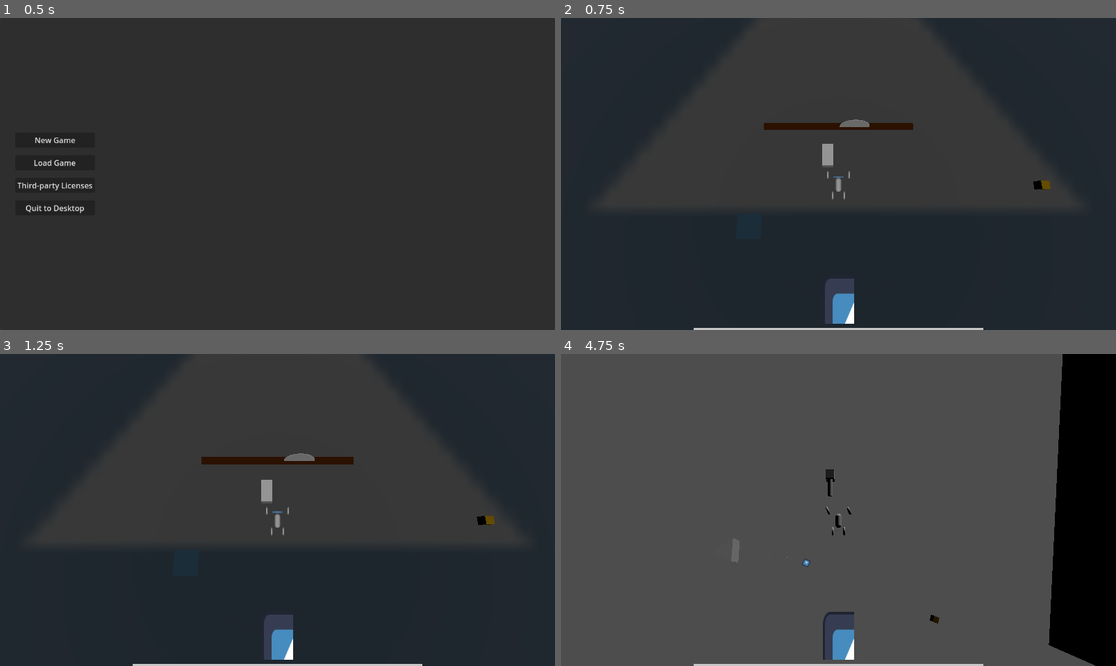
Above: before the commit, frames 1-4 (two rows, left to right).
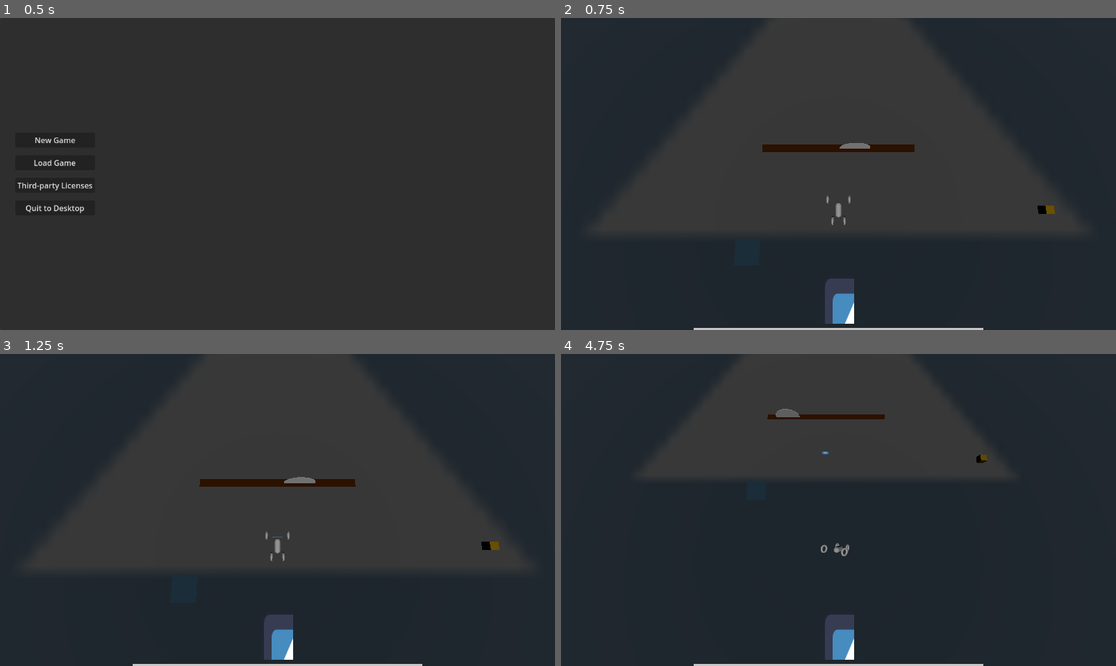
Above: after the commit, the same moments.

Repository: Flying-Hammer754/piratejam16
Game: Godot game, scene res://Scenes/UI.tscn
Same seed, same stepped clock (60 frames per second), same inputs: the game is played once before the commit and once after it. The engine's default icon, where the game draws it, is replaced by a stand-in: a white triangle on a blue panel in a dark square.
Inputs:
- Up to frame 1 (0.5 s): no input
- Up to frame 2 (0.75 s): click "New Game" at 0.5 s
- Up to frame 3 (1.25 s): no input
- Up to frame 4 (4.75 s): hold D (player_move_right) 1.28-2.03 s; hold G (player_pickup_item) 1.28-2.03 s; tap Space (player_jump) at 1.52, 2.27, 3.77, 4.52 s; tap E (player_swing_hammer) at 1.55, 2.1, 3.05, 4.35 s; hold S (player_move_backwards) 2.03-2.78 s; tap G (player_pickup_item) at 2.3, 3.6 s; hold D (player_move_right) 2.78-3.53 s; hold F (player_fall_over) 2.78-3.53 s; hold W (player_move_forward) 3.53-4.28 s; hold A (player_move_left) from 4.28 s (still down)

Frame 1 is identical in both runs. In frame 2, 5.0% of the frame differs, in the area x 7-93%, y 32-69%; in frame 3, 5.2%; in frame 4, 81%, in the area x 0-100%, y 0-100%.

Commit message:
added some camera smoothing updates

Diff:
--- a/Scenes/player_vehicle.tscn
+++ b/Scenes/player_vehicle.tscn
@@ -1,8 +1,6 @@
-[gd_scene load_steps=8 format=3 uid="uid://cs6wcsjpx2h8k"]
+[gd_scene load_steps=6 format=3 uid="uid://cs6wcsjpx2h8k"]
 
 [ext_resource type="Script" path="res://Scripts/player_vehicle.gd" id="1_qdl5d"]
-[ext_resource type="PackedScene" uid="uid://bbhny3vdcu3um" path="res://Scenes/weapon_hammer.tscn" id="2_683i7"]
-[ext_resource type="PackedScene" uid="uid://dq07dpklv0cen" path="res://Scenes/weapon_saw.tscn" id="3_jok7n"]
 
 [sub_resource type="BoxShape3D" id="BoxShape3D_qhphk"]
 size = Vector3(0.75, 0.75, 1.75)
@@ -22,6 +20,7 @@
 contact_monitor = true
 max_contacts_reported = 8
 script = ExtResource("1_qdl5d")
+ground_layer = 2
 
 [node name="CollisionShape3D" type="CollisionShape3D" parent="."]
 transform = Transform3D(1, 0, 0, 0, 1, 0, 0, 0, 1, 0, 0.4, 0)
@@ -32,10 +31,6 @@
 mesh = SubResource("CapsuleMesh_xouck")
 
 [node name="AudioListener3D" type="AudioListener3D" parent="."]
-
-[node name="Camera3D" type="Camera3D" parent="."]
-transform = Transform3D(1, 0, 0, 0, 0.173648, 0.984808, 0, -0.984808, 0.173648, 0, 25, 3)
-current = true
 
 [node name="BackLeftWheel" type="VehicleWheel3D" parent="."]
 transform = Transform3D(1, 0, 0, 0, 1, 0, 0, 0, 1, 0.7, 0.5, 1.25)
@@ -94,14 +89,5 @@
 transform = Transform3D(1, 0, 0, 0, 1, 0, 0, 0, 1, 0, 0.5, 0)
 shape = SubResource("BoxShape3D_6ktdv")
 
-[node name="Weapons" type="Node3D" parent="."]
-
-[node name="HammerObject" parent="Weapons" instance=ExtResource("2_683i7")]
-transform = Transform3D(1, 0, 0, 0, 1, 0, 0, 0, 1, -1, 4, -3)
-
-[node name="SawObject" parent="Weapons" instance=ExtResource("3_jok7n")]
-
 [connection signal="area_entered" from="item_pickup" to="." method="_on_area_entered"]
 [connection signal="area_exited" from="item_pickup" to="." method="_on_area_exited"]
-[connection signal="body_entered" from="Weapons/HammerObject" to="." method="_on_hammer_object_body_entered"]
-[connection signal="body_entered" from="Weapons/SawObject" to="." method="_on_saw_object_body_entered"]
--- a/Scenes/test_web_export.tscn
+++ b/Scenes/test_web_export.tscn
@@ -7,6 +7,7 @@
 [ext_resource type="PackedScene" uid="uid://b0gbs6o7uxe7p" path="res://Scenes/ramp.tscn" id="4_jb6yt"]
 [ext_resource type="PackedScene" uid="uid://ibibahmavray" path="res://Scenes/crushing_walls.tscn" id="5_243ot"]
 [ext_resource type="PackedScene" uid="uid://c74d21ind62hm" path="res://Scenes/collectible_item.tscn" id="7_2fu4u"]
+[ext_resource type="Script" path="res://Scripts/camera.gd" id="8_1mfl4"]
 
 [sub_resource type="BoxShape3D" id="BoxShape3D_j3hnp"]
 size = Vector3(100, 1, 100)
@@ -72,6 +73,9 @@
 [node name="CollectibleItem" parent="." instance=ExtResource("7_2fu4u")]
 transform = Transform3D(1, 0, 0, 0, 1, 0, 0, 0, 1, 25, 0, 0)
 
-[connection signal="player_add_item_to_inventory" from="." to="." method="_on_player_add_item_to_inventory"]
+[node name="Camera3D" type="Camera3D" parent="."]
+transform = Transform3D(0.993757, 0.109508, -0.0213388, 0.00537891, 0.144014, 0.989561, 0.111438, -0.983498, 0.142526, 0, 7.87411, 0)
+script = ExtResource("8_1mfl4")
+
 [connection signal="body_entered" from="VehicleBody3D" to="VehicleBody3D" method="_on_body_entered"]
 [connection signal="body_exited" from="VehicleBody3D" to="VehicleBody3D" method="_on_body_exited"]
--- a/Scripts/UI.gd
+++ b/Scripts/UI.gd
@@ -1,7 +1,6 @@
 extends Control
 
 const game_scene = preload("res://Scenes/test_web_export.tscn")
-const default_item = preload("res://Scenes/ui_item_element.tscn")
 var instantiated_game_scene: Node
 
 @export var autoload_game_world: bool = false
@@ -60,7 +59,7 @@
 	toggle_pause_menu(false)
 	toggle_main_menu(true)
 	toggle_inventory(false)
-	instantiated_game_scene.disconnect("ui_refresh_items", _on_ui_refresh_items)
+	instantiated_game_scene.disconnect("item_pickup", _on_item_pickup)
 	remove_child(instantiated_game_scene)
 	get_tree().paused = false
 
@@ -73,7 +72,7 @@
 	toggle_inventory(true)
 	get_tree().paused = false
 	instantiated_game_scene = game_scene.instantiate()
-	instantiated_game_scene.connect("ui_refresh_items", _on_ui_refresh_items)
+	instantiated_game_scene.connect("item_pickup", _on_item_pickup)
 	add_child(instantiated_game_scene)
 
 func _on_load_game_button_pressed() -> void:
@@ -117,13 +116,3 @@
 func _on_item_pickup(item: PackedScene) -> void:
 	var instance = item.instantiate()
 	inventory_list.add_child(instance)
-
-func _on_ui_refresh_items(items: Array[collectible_item]):
-	for c in inventory_list.get_children():
-		inventory_list.remove_child(c)
-	# TODO: check for ui item override, and set other options in instance
-	for i in items:
-		var instance = default_item.instantiate()
-		inventory_list.add_child(instance)
-		var tooltip: Label = instance.get_child(0).get_child(0)
-		tooltip.text = i.name + ":\n\n" + i.tooltip
--- /dev/null
+++ b/Scripts/camera.gd
@@ -0,0 +1,38 @@
+extends Camera3D
+
+@export var y_offset: float = 25.0  # Height above the player
+@export var x_rotation: float = -80.0  # Fixed rotation on the x-axis
+@onready var player = $"../VehicleBody3D"  # Reference to the player vehicle
+
+var is_player_grounded: bool = true
+var target_y_rotation: float = 0.0  # Target Y rotation for smooth interpolation
+const rotation_smoothness: float = 0.1  # Smoothing factor for camera rotation
+
+func _ready() -> void:
+	# Set the fixed rotation of the camera
+	var basis = Basis()
+	basis = basis.rotated(Vector3(1, 0, 0), deg_to_rad(x_rotation))
+	global_transform.basis = basis
+
+func _physics_process(delta: float) -> void:
+	if not player:
+		return
+
+	# Check if the player vehicle is fully landed
+	is_player_grounded = player.is_fully_landed()
+
+	# Get the player's position
+	var player_position = player.global_transform.origin
+
+	# Maintain the camera's position with an offset
+	var target_position = Vector3(player_position.x, player_position.y + y_offset, player_position.z)
+	global_transform.origin = target_position
+
+	# Update the target Y rotation if the player is grounded
+	if is_player_grounded:
+		target_y_rotation = player.global_transform.basis.get_euler().y
+
+	# Smoothly interpolate the camera's Y rotation toward the target
+	var camera_rotation = global_transform.basis.get_euler()
+	camera_rotation.y = lerp(camera_rotation.y, target_y_rotation, rotation_smoothness)
+	global_transform.basis = Basis.from_euler(camera_rotation)
--- a/Scripts/level.gd
+++ b/Scripts/level.gd
@@ -1,32 +1,10 @@
 extends Node3D
 
-signal ui_refresh_items(items: Array[collectible_item])
-signal player_add_item_to_inventory(item: collectible_item)
-
-# TODO: set input action and object override to non null
-@onready var player_items: Array[collectible_item] = [
-	collectible_item.make(
-		"Hammer",
-		"Press [E] to use the hammer",
-		null,
-		null,
-		collectible_item.WeaponKind.HAMMER,
-		"player_swing_hammer",
-		null
-	)
-]
-
-func _on_player_add_item_to_inventory(item: collectible_item):
-	player_items.append(item)
-	var items: Array[collectible_item] = player_items.duplicate()
-	items.make_read_only()
-	ui_refresh_items.emit(items)
+signal item_pickup(item: PackedScene)
 
 # Called when the node enters the scene tree for the first time.
 func _ready() -> void:
-	var items: Array[collectible_item] = player_items.duplicate()
-	items.make_read_only()
-	ui_refresh_items.emit(items)
+	pass # Replace with function body.
 
 
 # Called every frame. 'delta' is the elapsed time since the previous frame.
--- a/Scripts/player_vehicle.gd
+++ b/Scripts/player_vehicle.gd
@@ -10,26 +10,19 @@
 
 @export var level: Node3D
 
-@export var max_health: int = 3
-
 @onready var ragdoll_time: float = 0.0
 
+@export_flags_3d_physics var ground_layer
+
 const player_common = preload("res://Scripts/player_common.gd")
-#const item_ui_element = preload("res://Scenes/ui_item_element.tscn")
+const item_ui_element = preload("res://Scenes/ui_item_element.tscn")
 
 @onready var item_in_range: Node
 
-@export var hammer_damage: int = 1
-@export var hammer_swing_speed: float = 10
-@onready var hammer_object: Area3D = $Weapons/HammerObject
-@onready var initial_hammer_object_position: Vector3 = hammer_object.position
-var hammer_object_swinged_position: float = -1
 
-@export var mounted_saw_damage: int = 1
-
-var hammer_object_swing: bool = false
-
-@onready var saw_object: Area3D = $Weapons/SawObject
+# Timer to check if the player has actually landed
+var landing_timer: float = 0.0
+const landing_duration: float = 0.2  # Time required to be grounded before considering landed
 
 # Called when the node enters the scene tree for the first time.
 func _ready() -> void:
@@ -49,47 +42,12 @@
 	if item_in_range == body:
 		item_in_range = null
 
-func _on_hammer_object_body_entered(body: Node3D) -> void:
-	if body.has_signal("take_damage"):
-		body.emit_signal("take_damage", hammer_damage)
-
-func _on_saw_object_body_entered(body: Node3D) -> void:
-	if body.has_signal("take_damage"):
-		body.emit_signal("take_damage", mounted_saw_damage)
-
 func _input(event: InputEvent) -> void:
-	for i in level.get("player_items"):
-		if i.input_action != "" && event.is_action_pressed(i.input_action):
-			if i.weapon_kind == collectible_item.WeaponKind.HAMMER:
-				# TODO: move this into physics_process
-				hammer_object_swing = true
-
 	if event.is_action_pressed("player_pickup_item") && item_in_range != null:
-		var item: collectible_item = collectible_item.make(
-			"Saw",
-			"Always active, inflicts damage on contact",
-			null,
-			null,
-			collectible_item.WeaponKind.SAW,
-			"",
-			null
-		)
-		if level.emit_signal("player_add_item_to_inventory", item) == ERR_UNAVAILABLE:
-			print("item pickup failed")
+		if level.emit_signal("item_pickup", item_ui_element) != ERR_UNAVAILABLE:
+			pass
 
 func _physics_process(delta: float) -> void:
-	hammer_object.visible = false
-	hammer_object.process_mode = Node.PROCESS_MODE_DISABLED
-	saw_object.visible = false
-	saw_object.process_mode = Node.PROCESS_MODE_DISABLED
-	for i: collectible_item in level.get("player_items"):
-		if i.weapon_kind == collectible_item.WeaponKind.HAMMER:
-			hammer_object.visible = true
-			hammer_object.process_mode = Node.PROCESS_MODE_INHERIT
-		elif i.weapon_kind == collectible_item.WeaponKind.SAW:
-			saw_object.visible = true
-			saw_object.process_mode = Node.PROCESS_MODE_INHERIT
-
 	# steering is in radians
 
 	steering = Input.get_axis("player_move_right", "player_move_left") * steer_speed
@@ -119,15 +77,21 @@
 	if Input.is_action_pressed("player_fall_over"):
 		angular_velocity.x += 1
 
-	# TODO: remake the hammer weapon with area3d
-	if hammer_object_swing && hammer_object.position.y > 0.08:
-		hammer_object.position.y = clampf(hammer_object.position.y - hammer_swing_speed * delta, 0.0, initial_hammer_object_position.y)
-		hammer_object.rotation.x = lerp_angle(-PI/2, 0.0, hammer_object.position.y / initial_hammer_object_position.y)
-	elif hammer_object.position.y < initial_hammer_object_position.y - 0.08:
-		hammer_object_swing = false
-		hammer_object.position.y = clampf(hammer_object.position.y + hammer_swing_speed * delta, 0.0, initial_hammer_object_position.y)
-		hammer_object.rotation.x = lerp_angle(-PI/2, 0.0, hammer_object.position.y / initial_hammer_object_position.y)
+	ragdoll_time = player_common.handle_ragdoll(delta, ragdoll_time, self)
 
-	#	TODO:
+	if is_grounded():
+		landing_timer += delta  # Increment the timer while grounded
+	else:
+		landing_timer = 0.0  # Reset the timer if not grounded
 
-	ragdoll_time = player_common.handle_ragdoll(delta, ragdoll_time, self)
+
+func is_grounded() -> bool:
+	# Check if the vehicle is colliding with any body on the ground layer
+	for body in get_colliding_bodies():
+		if body.collision_layer & ground_layer:
+			return true
+	return false
+
+func is_fully_landed() -> bool:
+	# Check if the player has been grounded for the required duration
+	return landing_timer >= landing_duration
Not shown: 1 places in Scenes/test_web_export.tscn that only renumber resources
